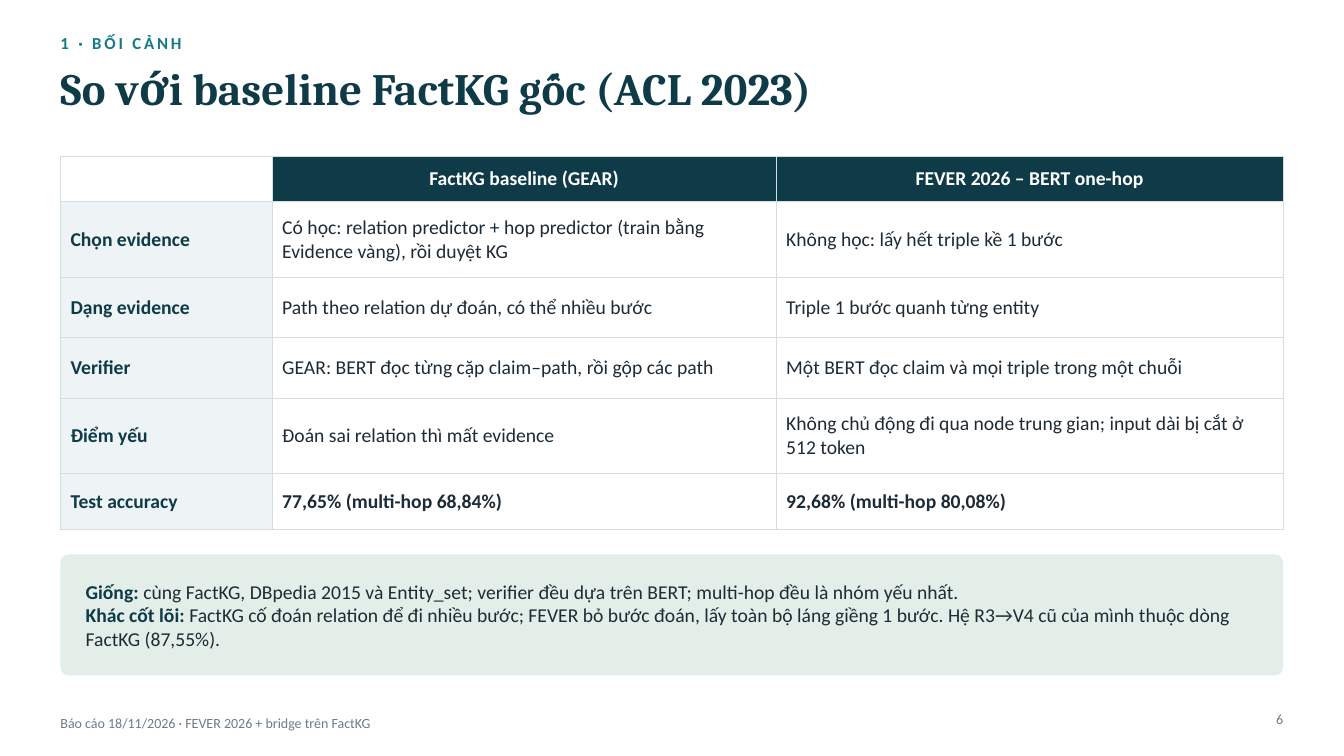
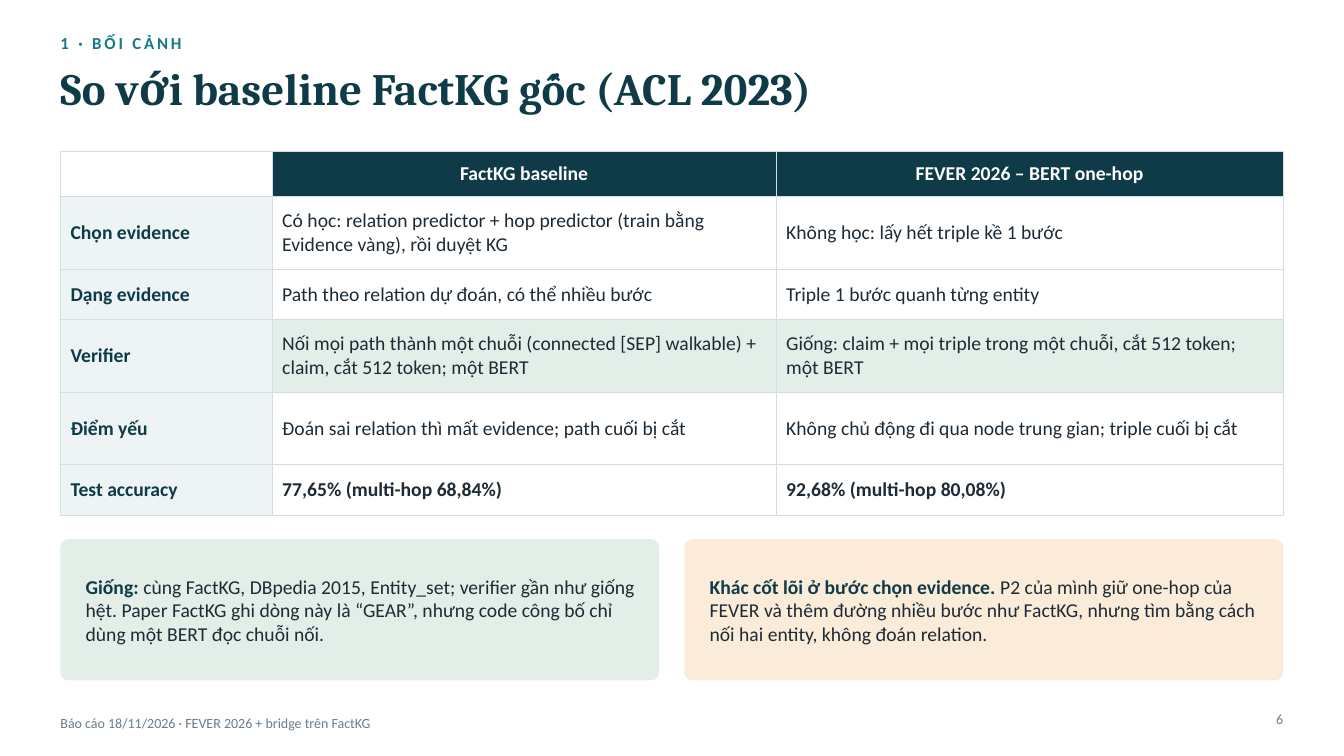
Before and after one commit to duyanhle17/FactKG, a slide deck: slide 6 of ý tưởng + thực nghiệm/báo cáo 18_11 - slide.pptx. Drawn at 1344x756 pixels with LibreOffice and Linux fonts; fonts in the diff are those of the drawing. Boxes give left, top, right and bottom in pixels: in the first picture for what was removed or moved away, otherwise in the second. Text is boxed around its words. In the diff, an @@ line names an element or a change of style, - is before the commit and + after.

```diff
--- a/ý tưởng + thực nghiệm/báo cáo 18_11 - slide.pptx
+++ b/ý tưởng + thực nghiệm/báo cáo 18_11 - slide.pptx
@@ table at (60,151,1284,503) @@
-row 1, column 2: FactKG baseline (GEAR)
+row 1, column 2: FactKG baseline
-row 4, column 2: GEAR: BERT đọc từng cặp claim–path, rồi gộp các path
+row 4, column 2: Nối mọi path thành một chuỗi (connected [SEP] walkable) + claim, cắt 512 token; một BERT
-row 4, column 3: Một BERT đọc claim và mọi triple trong một chuỗi
+row 4, column 3: Giống: claim + mọi triple trong một chuỗi, cắt 512 token; một BERT
-row 5, column 2: Đoán sai relation thì mất evidence
+row 5, column 2: Đoán sai relation thì mất evidence; path cuối bị cắt
-row 5, column 3: Không chủ động đi qua node trung gian; input dài bị cắt ở 512 token
+row 5, column 3: Không chủ động đi qua node trung gian; triple cuối bị cắt
@@ fill none to #3E8E5E at 15% opacity in 2 cells @@
@@ table: place and size @@
-table at (60,156,1284,515)
+table at (60,151,1284,503)
@@ rounded rectangle: place and size @@
-rounded rectangle at (60,555,1284,676)
+rounded rectangle at (60,539,659,681)
@@ rounded rectangle at (60,539,659,681): proportions changed @@
@@ rounded rectangle added at (685,539,1284,681), fill #E89B2D at 18% opacity @@
@@ text at (86,579,635,645): text changed @@
-Giống: cùng FactKG, DBpedia 2015 và Entity_set; verifier đều dựa trên BERT; multi-hop đều là nhóm yếu nhất.
-Khác cốt lõi: FactKG cố đoán relation để đi nhiều bước; FEVER bỏ bước đoán, lấy toàn bộ láng giềng 1 bước. Hệ R3→V4 cũ của mình thuộc dòng FactKG (87,55%).
+Giống: cùng FactKG, DBpedia 2015, Entity_set; verifier gần như giống hệt. Paper FactKG ghi dòng này là “GEAR”, nhưng code công bố chỉ dùng một BERT đọc chuỗi nối.
@@ text added at (710,579,1255,645), 14 pt, text #1D2B36 @@
+Khác cốt lõi ở bước chọn evidence. P2 của mình giữ one-hop của FEVER và thêm đường nhiều bước như FactKG, nhưng tìm bằng cách nối hai entity, không đoán relation.
```
Also in this commit, not shown: 1 other slide changed, 1 other file.
